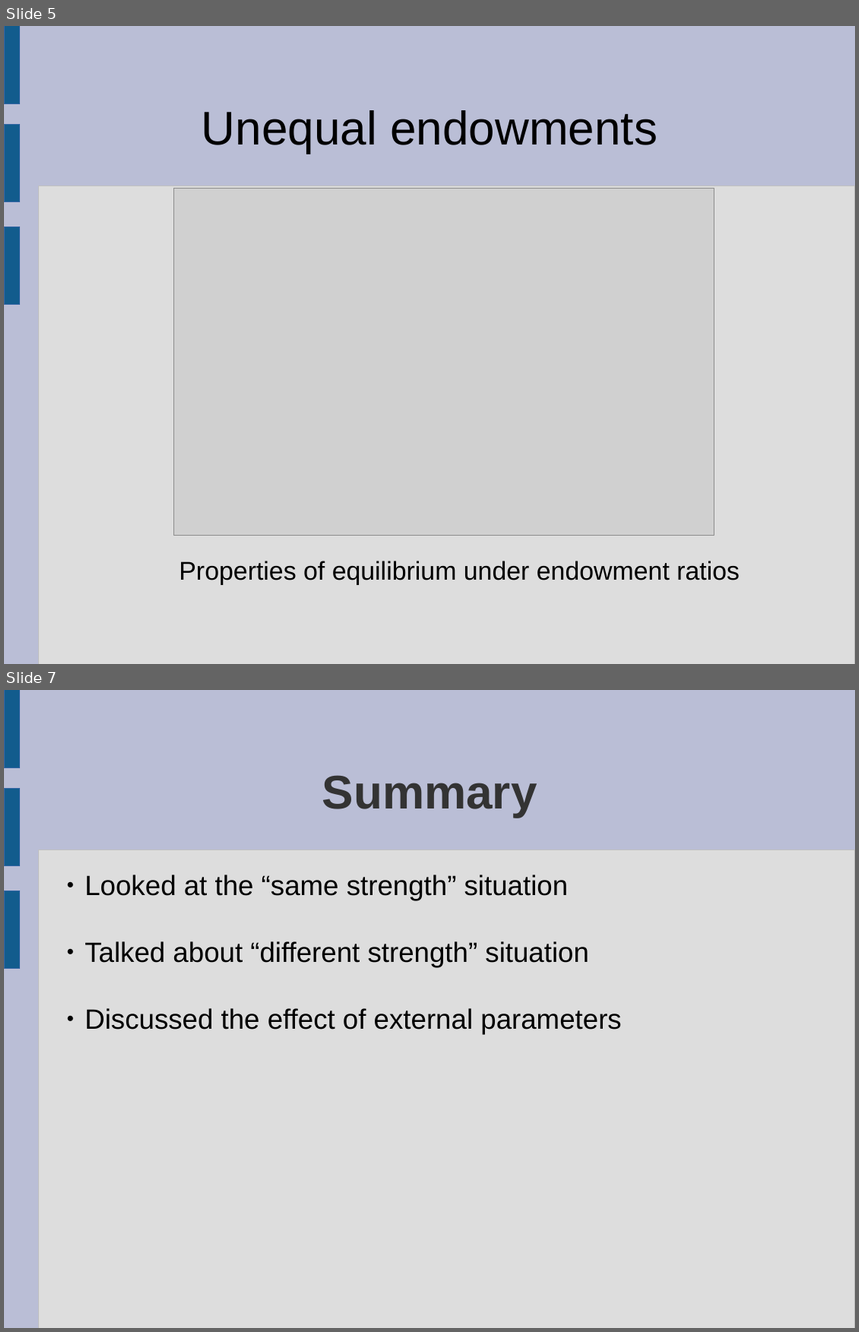
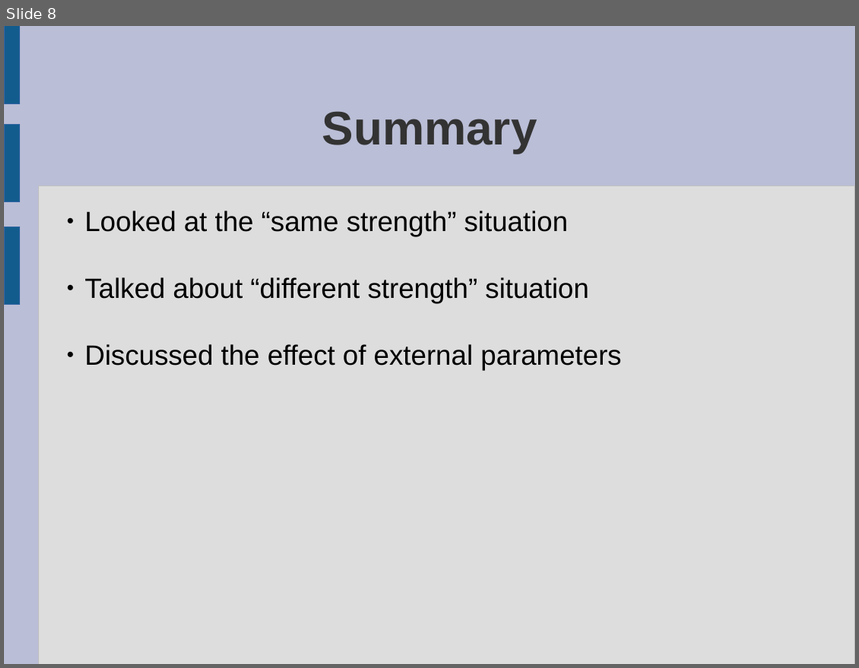
Before and after one commit to llmontoryxd/english, a slide deck: Presentation_8sem_1.odp. Shown one above the other, each under a label of ours: slides 5 and 7 before the commit, slide 8 after it; the slides between them are not shown. The pictures are 859x1332 and 859x668 pixels, drawn with LibreOffice and Linux fonts; fonts in the diff are those of the drawing; grey boxes stand for pictures. Boxes give left, top, right and bottom in pixels: in the first picture for what was removed or moved away, otherwise in the second. Text is boxed around its words. In the diff, an @@ line names an element or a change of style, - is before the commit and + after.

```diff
--- a/Presentation_8sem_1.odp
+++ b/Presentation_8sem_1.odp
@@ slide 5 removed at [4,26,855,664], background #BABED6; not listed: 4 template elements that a slide beside it also shows @@
@@ title removed at [202,110,658,154] @@
-Unequal endowments
@@ picture removed at [174,188,715,536] @@
@@ text removed at [179,561,740,585] @@
-Properties of equilibrium under endowment ratios
@@ what was slide 7 is now slide 8 @@
```
Also in this commit, not shown: 1 slide changed, 6 slides added, 4 other slides removed, 18 other files.
